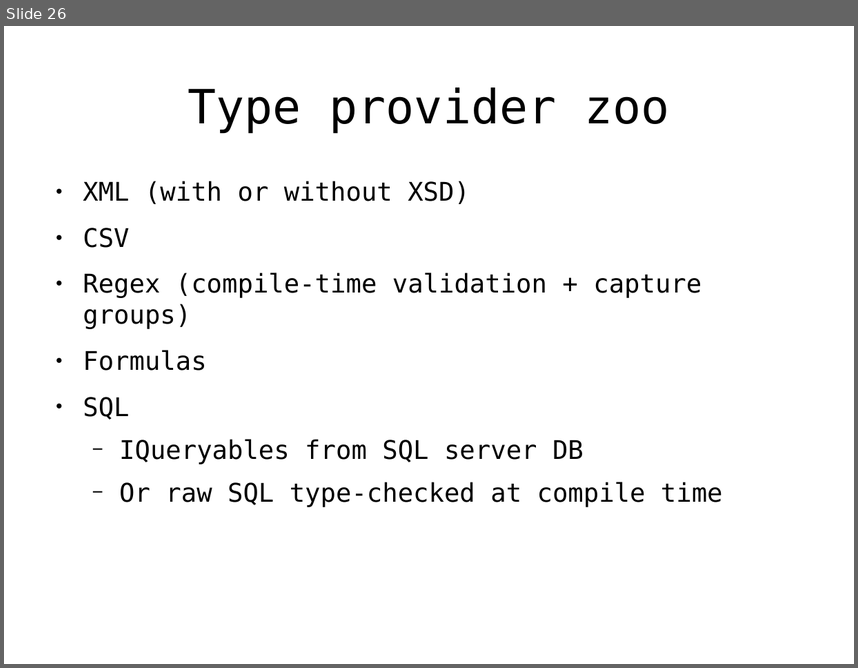
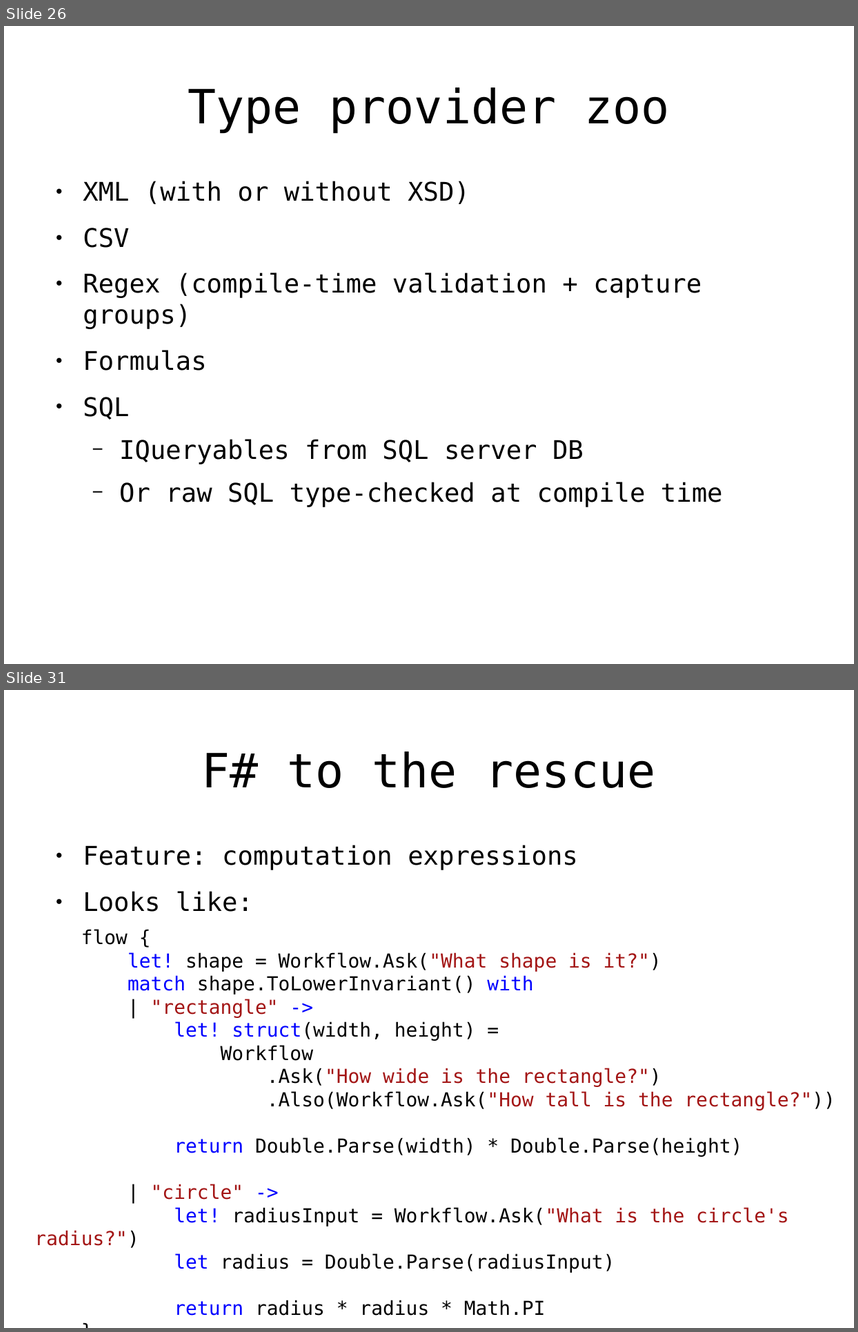
Before and after one commit to rspeele/FSharpTalk, a slide deck: fstalk.odp. Shown one above the other, each under a label of ours: slide 26 before the commit, slides 26 and 31 after it; the slides between them are not shown. The pictures are 858x668 and 858x1332 pixels, drawn with LibreOffice and Linux fonts; fonts in the diff are those of the drawing. Boxes give left, top, right and bottom in pixels: in the first picture for what was removed or moved away, otherwise in the second. Text is boxed around its words. In the diff, an @@ line names an element or a change of style, - is before the commit and + after.

Commit message:
Computation expr examples.

```diff
--- a/fstalk.odp
+++ b/fstalk.odp
@@ slide 31 added at [4,690,854,1328], background #FFFFFF @@
@@ title added at [202,751,656,788], 44 pt, text #000000 @@
+F# to the rescue
@@ text added at [83,845,578,911], 24 pt, text #000000 @@
+● Feature: computation expressions
+● Looks like:
@@ text added at [34,929,835,1315], 18 pt, text #000000 @@
+flow {
+let! shape = Workflow.Ask("What shape is it?")
+match shape.ToLowerInvariant() with
+| "rectangle" ->
+let! struct(width, height) =
+Workflow
+.Ask("How wide is the rectangle?")
+.Also(Workflow.Ask("How tall is the rectangle?"))
+return Double.Parse(width) * Double.Parse(height)
+| "circle" ->
+let! radiusInput = Workflow.Ask("What is the circle's radius?")
+let radius = Double.Parse(radiusInput)
+return radius * radius * Math.PI
+}
```
Also in this commit, not shown: 4 other slides added, 24 other files.
